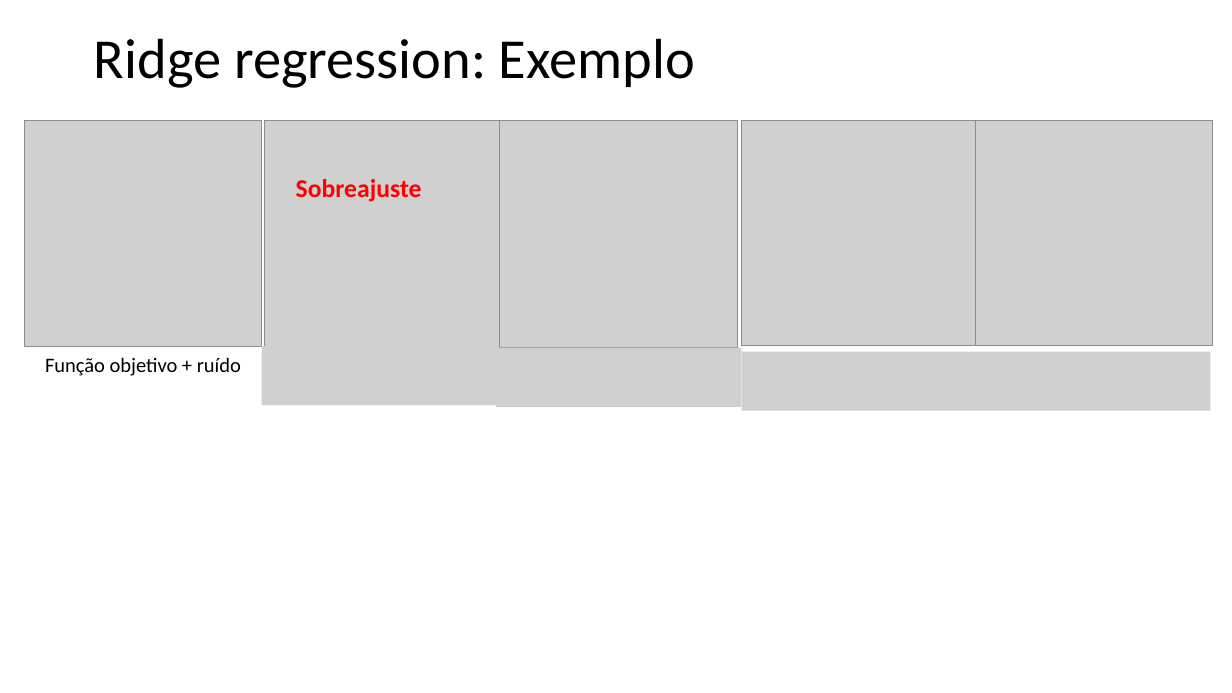
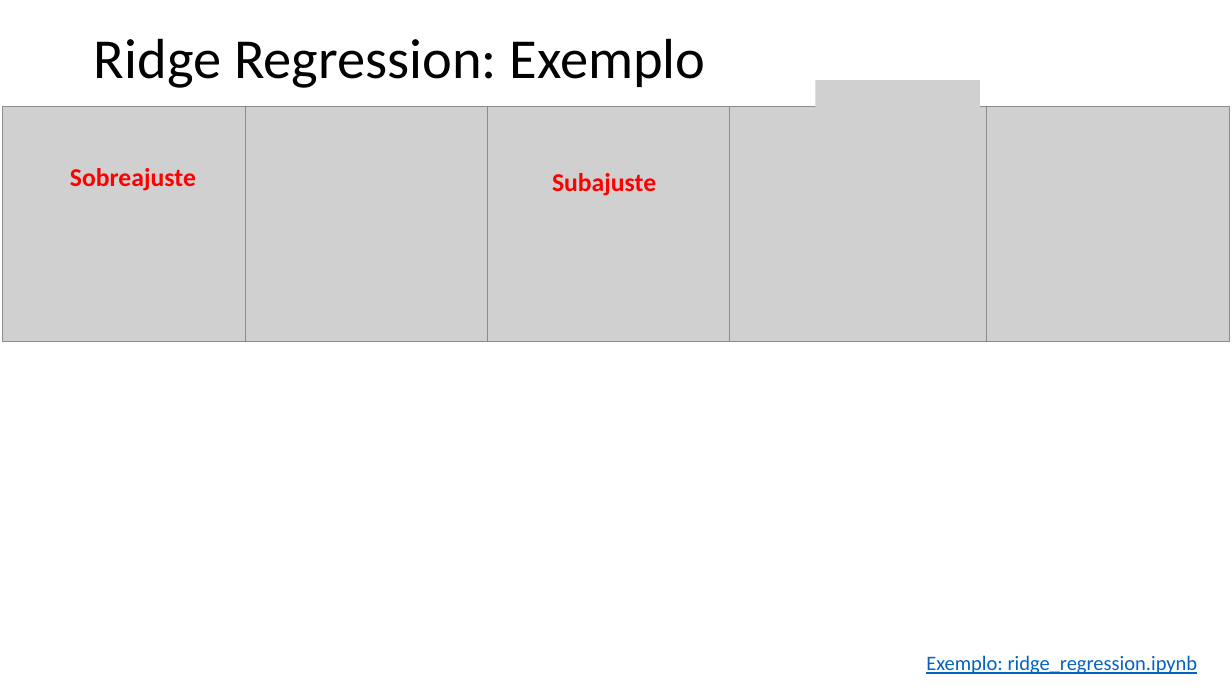
Before and after one commit to zz4fap/t319_aprendizado_de_maquina, a slide deck: slide 6 of slides/T319_Regressão_Linear (Parte VI).pptx (slide 9 before the commit). Drawn at 1232x693 pixels with LibreOffice and Linux fonts; fonts in the diff are those of the drawing; grey boxes stand for pictures. Boxes give left, top, right and bottom in pixels: in the first picture for what was removed or moved away, otherwise in the second. Text is boxed around its words. In the diff, an @@ line names an element or a change of style, - is before the commit and + after.

```diff
--- a/slides/T319_Regressão_Linear (Parte VI).pptx
+++ b/slides/T319_Regressão_Linear (Parte VI).pptx
@@ title at [94, 38, 706, 88]: text changed @@
-Ridge regression: Exemplo
+Ridge Regression: Exemplo
@@ picture added at [815, 80, 980, 177] @@
@@ picture: place and size @@
-picture at [25, 120, 262, 346]
+picture at [3, 106, 245, 342]
@@ picture: place and size @@
-picture at [264, 120, 500, 346]
+picture at [245, 106, 487, 342]
@@ picture: place and size @@
-picture at [500, 120, 738, 347]
+picture at [488, 106, 730, 342]
@@ picture: place and size @@
-picture at [742, 121, 977, 346]
+picture at [730, 106, 987, 341]
@@ picture: place and size @@
-picture at [976, 120, 1213, 345]
+picture at [981, 106, 1230, 341]
@@ text "Sobreajuste": place and size @@
-text "Sobreajuste" at [296, 179, 422, 202]
+text "Sobreajuste" at [70, 168, 196, 191]
@@ text added at [552, 173, 656, 196], 20 pt, text #FF0000, bold @@
+Subajuste
@@ text removed at [45, 357, 241, 376] @@
-Função objetivo + ruído
@@ picture removed at [262, 347, 500, 406] @@
@@ picture removed at [496, 348, 742, 407] @@
@@ picture removed at [742, 352, 977, 411] @@
@@ picture removed at [976, 352, 1211, 411] @@
@@ text added at [926, 655, 1198, 674], 16 pt, text #0563C1, underline @@
+Exemplo: ridge_regression.ipynb
```
Also in this commit, not shown: 8 other slides changed, 3 slides added, 9 slides removed, 26 other files.
